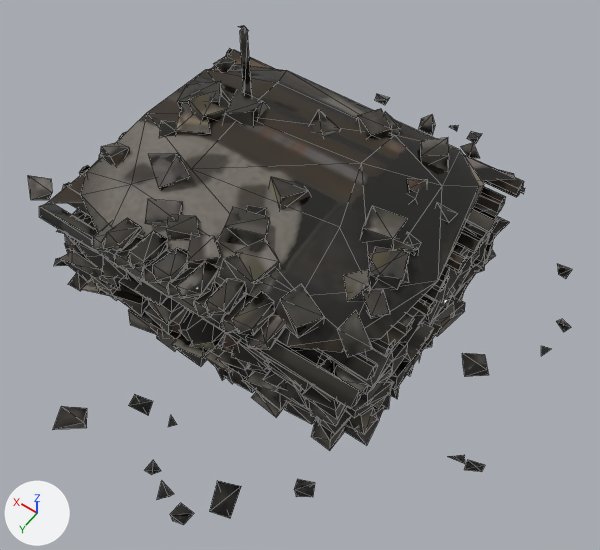
An edit to the glTF model public/models/bunker_lod1.glb, drawn before and after from the same camera.
Before and after are seen from a 50 mm camera at (-4.54, 5.99, 9.24) aimed at (-0.65, 0.54, 0.68). The axes (+X, +Y, +Z) are drawn at lower left. The lights are the same throughout. The first picture is the older version. Mesh edges are drawn as thin lines. Where no turn or scale is listed for an object, it has been applied to the vertices. Vertices at exactly the same position are counted once.

Objects in the first picture: 'structure'.
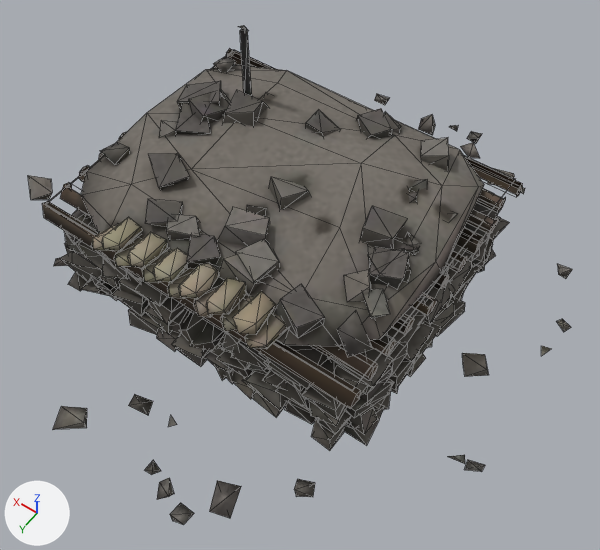
Boxes (x1, y1, x2, y2) around the edits, measured in the pictures (600 x 550 px; the box of a moved part takes in the faces that stretch with it):
part 1 of me_structure, rebuilt: before (176, 261, 219, 299); after (178, 263, 219, 299)
part 2 of me_structure, moved or reshaped: before (39, 49, 524, 424); after (42, 49, 523, 424)
part 3 of me_structure, moved or reshaped: before (157, 481, 174, 499); after (157, 478, 174, 499)
part 4 of me_structure, surface changed (lighter): (28, 25, 572, 525) in both

The change, as a list of edits to the scene's bpy script:
```text
Change me_structure:
    used by ob_structure; location = (0.13, -0.03, 1.4)
    remove me_structure.from_pydata(...)  # 2011 vertices, 2101 faces; spans x -3.95..3.95, y -3.88..3.88, z -1.49..1.49
    add me_structure.from_pydata(...)  # 2022 vertices, 2122 faces; spans x -3.95..3.95, y -3.88..3.88, z -1.49..1.49
    me_structure part 1: the loose piece of 15 vertices spanning x -0.49..-0.18, y 1.68..2.22, z 0.19..0.31 is rebuilt with 17 vertices and now spans x -0.49..-0.17, y 1.66..2.22, z 0.19..0.32
    me_structure part 2: 46 vertices moved from x -2.59..2.33, y -1.97..2.23, z -1.4..0.3 to x -2.59..2.33, y -1.92..2.19, z -1.4..0.3; 268 vertices removed from x -2.63..2.57, y -2.22..2.24, z -1.42..0.36; 277 vertices added at x -2.62..2.62, y -2.23..2.24, z -1.44..0.42
    me_structure part 3: 1 vertex removed from x -0.96, y 3.61, z -1.34; 2 vertices added at x -1.02..-0.94, y 3.54..3.63, z -1.36..-1.29
    me_structure part 4: 1379 kept faces spanning x -3.95..3.95, y -3.88..3.88, z -1.49..1.49 get new texture (UV) coordinates
    other edits to the shape of me_structure do not show in these pictures
```
